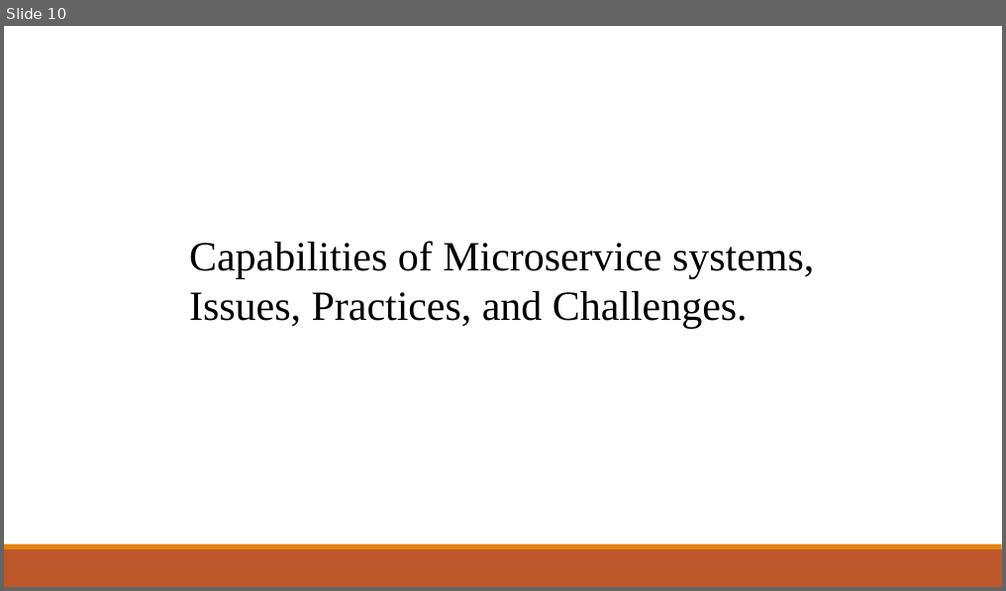
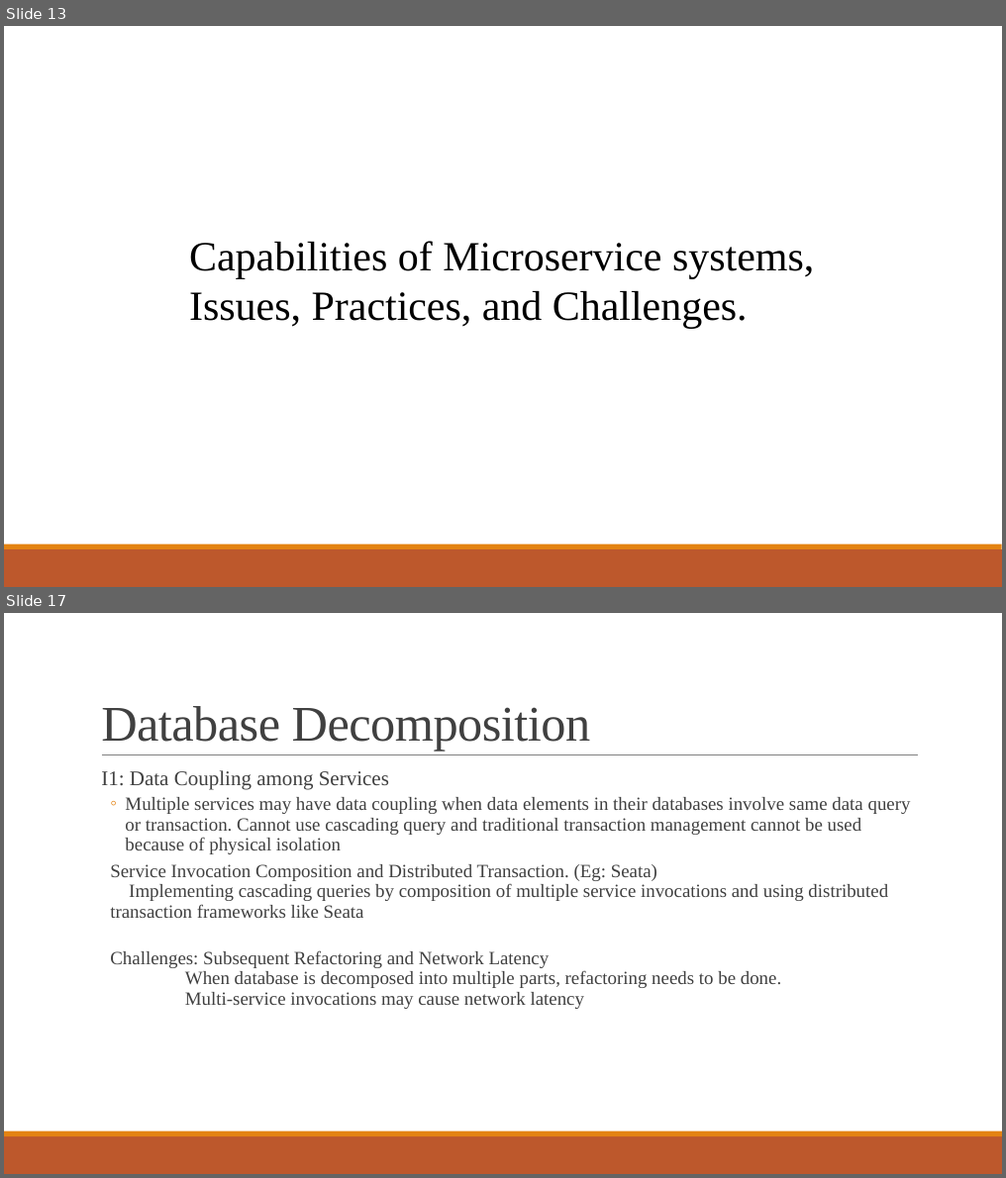
Before and after one commit to Ravishka123/Lectures_And_Talks, a slide deck: An Introduction to Microservices/An Introduction to Microservices.pptx. Shown one above the other, each under a label of ours: slide 10 before the commit, slides 13 and 17 after it; the slides between them are not shown. The pictures are 1006x591 and 1006x1178 pixels, drawn with LibreOffice and Linux fonts; fonts in the diff are those of the drawing. Boxes give left, top, right and bottom in pixels: in the first picture for what was removed or moved away, otherwise in the second. Text is boxed around its words. In the diff, an @@ line names an element or a change of style, - is before the commit and + after.

```diff
--- a/An Introduction to Microservices/An Introduction to Microservices.pptx
+++ b/An Introduction to Microservices/An Introduction to Microservices.pptx
@@ slide 17 added at [4,613,1002,1174], background #FFFFFF; not listed: 2 template elements that a slide beside it also shows @@
@@ title added at [101,706,591,752], 48 pt, text #404040 @@
+Database Decomposition
@@ line added from (102, 756) to (918, 756), #808080 0.5 pt @@
@@ text added at [101,770,911,1009], 18 pt, text #404040 @@
+  I1: Data Coupling among Services
+  ◦ Multiple services may have data coupling when data elements in their databases involve same data query or transaction. Cannot use cascading query and traditional transaction management cannot be used because of physical isolation
+  Service Invocation Composition and Distributed Transaction. (Eg: Seata)
+  Implementing cascading queries by composition of multiple service invocations and using distributed transaction frameworks like Seata
+  Challenges: Subsequent Refactoring and Network Latency
+  When database is decomposed into multiple parts, refactoring needs to be done.
+  Multi-service invocations may cause network latency
@@ what was slide 10 is now slide 13 @@
```
Also in this commit, not shown: 12 slides changed, 11 other slides added, 1 slide removed, 1 other file.
